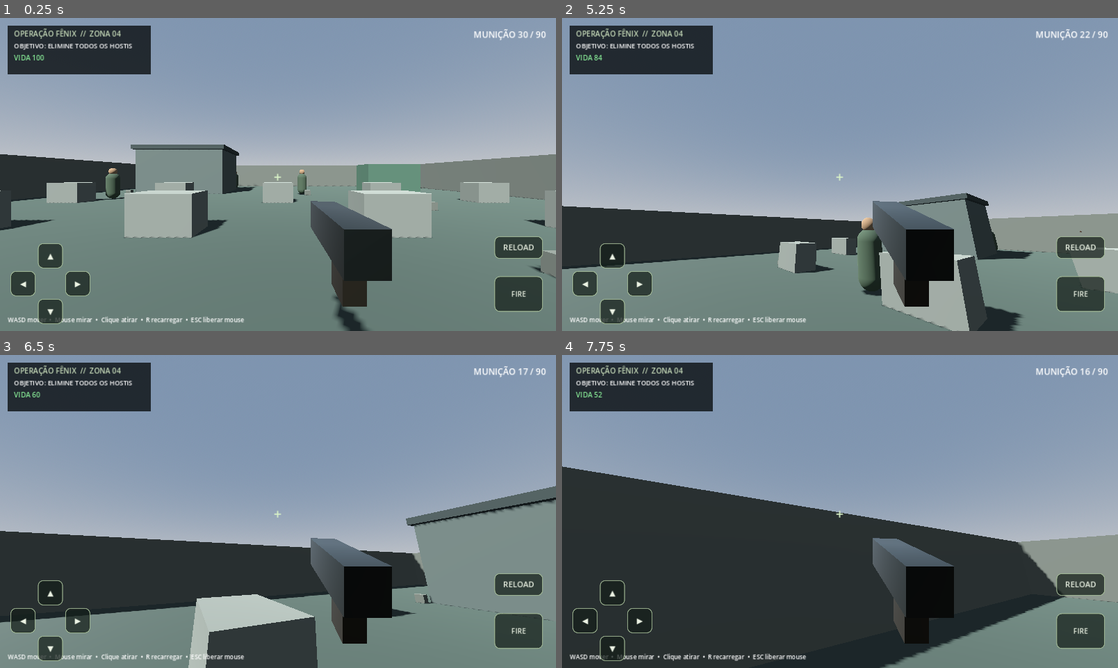
Above: before the commit, frames 1-4 (two rows, left to right).
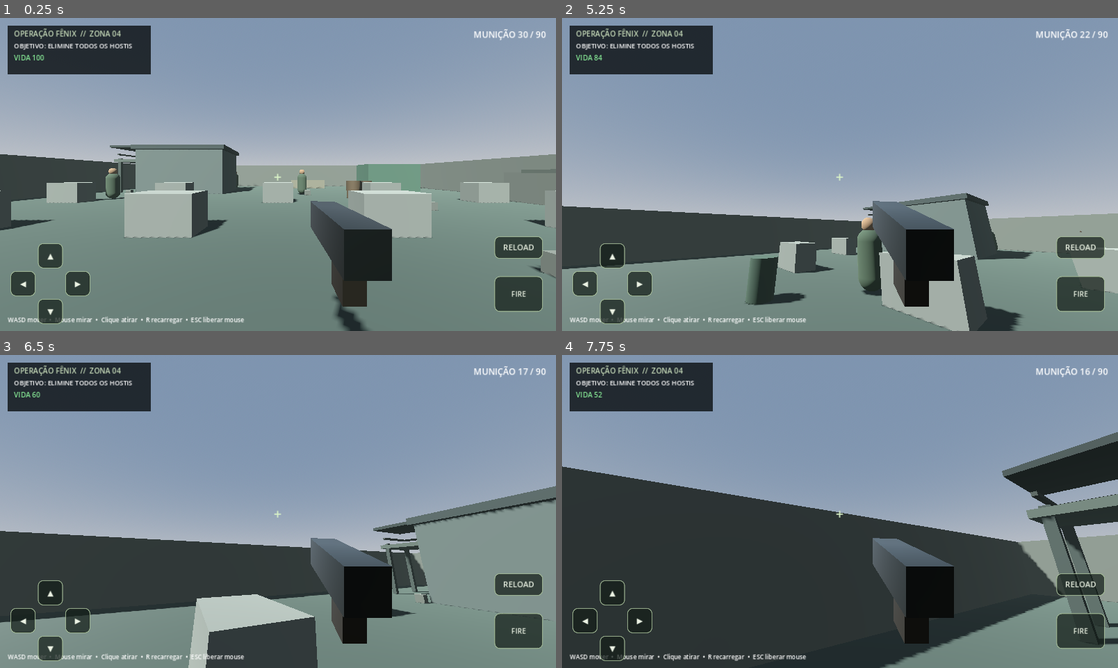
Above: after the commit, the same moments.

Repository: celiocasttro/testecompilarjogo
Game: Godot game, scene res://scenes/main.tscn
Two runs of this game, one before a commit and one after it. Both use one fixed random seed, a clock stepped at 60 frames per second and the inputs below.
Inputs (mouse positions are in pixels of both pictures, inside the frame that each line leads up to):
- Up to frame 1 (0.25 s): no input
- Up to frame 2 (5.25 s): click "◀" at 0.5 s; click "▶" at 1.25 s; click "▲" at 2 s; click "▼" at 2.75 s; click "FIRE" at 3.5 s; click "RELOAD" at 4.25 s; tap Enter at 5 s; move the mouse to (867, 174) at 5.02 s; press the mouse at (867, 174) at 5.03 s; hold W (move_forward) from 5.03 s (still down)
- Up to frame 3 (6.5 s): keep holding W (move_forward); move the mouse to (250, 511) at 5.77 s; release the mouse at (250, 511) at 5.78 s; tap Enter at 5.85 s
- Up to frame 4 (7.75 s): keep holding W (move_forward); move the mouse to (851, 505) at 6.52 s; hold Shift 6.53-7.28 s; move the mouse to (834, 517) at 7.27 s; click (834, 517) at 7.35 s

The runs differ from the first frame. In frame 1, 0.4% of the frame differs, in the area x 19-98%, y 40-60%; in frame 2, 0.9%; in frame 3, 0.5%; in frame 4, 5.0%, in the area x 79-100%, y 24-93%.

Commit message:
Improve FPS battlefield atmosphere and environmental detail

Diff:
--- a/fps-game/scripts/main.gd
+++ b/fps-game/scripts/main.gd
@@ -35,6 +35,10 @@
 	env.ambient_light_color = Color(0.55, 0.61, 0.67)
 	env.ambient_light_energy = 0.65
 	env.tonemap_mode = Environment.TONE_MAPPER_FILMIC
+	env.fog_enabled = true
+	env.fog_light_color = Color(0.36, 0.41, 0.39)
+	env.fog_density = 0.006
+	env.fog_sky_affect = 0.25
 	world_env.environment = env
 	add_child(world_env)
 
@@ -64,6 +68,28 @@
 			continue
 		_make_box("Debris", Vector3(px, 0.18, pz), Vector3(randf_range(0.25, 0.8), 0.35, randf_range(0.25, 0.7)), Color(0.30, 0.31, 0.28))
 
+	# Additional modular battlefield props add scale, cover and a more layered silhouette.
+	_make_box("Watchtower left leg A", Vector3(-14.0, 1.5, -11.0), Vector3(0.22, 3.0, 0.22), Color(0.19, 0.22, 0.20))
+	_make_box("Watchtower left leg B", Vector3(-12.0, 1.5, -11.0), Vector3(0.22, 3.0, 0.22), Color(0.19, 0.22, 0.20))
+	_make_box("Watchtower right leg A", Vector3(-14.0, 1.5, -9.0), Vector3(0.22, 3.0, 0.22), Color(0.19, 0.22, 0.20))
+	_make_box("Watchtower right leg B", Vector3(-12.0, 1.5, -9.0), Vector3(0.22, 3.0, 0.22), Color(0.19, 0.22, 0.20))
+	_make_box("Watchtower platform", Vector3(-13.0, 2.8, -10.0), Vector3(2.6, 0.22, 2.6), Color(0.25, 0.28, 0.25))
+	_make_box("Watchtower roof", Vector3(-13.0, 4.0, -10.0), Vector3(3.0, 0.18, 3.0), Color(0.14, 0.17, 0.16))
+	_make_box("Watchtower rear rail", Vector3(-13.0, 3.35, -11.15), Vector3(2.2, 0.12, 0.12), Color(0.18, 0.20, 0.18))
+	_make_box("Watchtower side rail", Vector3(-14.1, 3.35, -10.0), Vector3(0.12, 0.12, 2.2), Color(0.18, 0.20, 0.18))
+	_make_box("Road barrier one", Vector3(3.5, 0.45, -14.0), Vector3(3.8, 0.9, 0.55), Color(0.38, 0.37, 0.31))
+	_make_box("Road barrier two", Vector3(4.8, 0.45, 12.5), Vector3(3.8, 0.9, 0.55), Color(0.38, 0.37, 0.31))
+	_make_box("Ammo crate", Vector3(-3.0, 0.55, 7.5), Vector3(1.0, 1.1, 0.9), Color(0.25, 0.29, 0.22))
+	_make_box("Ammo crate lid", Vector3(-3.0, 1.12, 7.5), Vector3(1.05, 0.08, 0.95), Color(0.17, 0.21, 0.16))
+	_make_box("Broken wall", Vector3(14.0, 0.85, -1.5), Vector3(0.65, 1.7, 4.8), Color(0.30, 0.31, 0.28))
+	_make_box("Broken wall cap", Vector3(14.0, 1.75, -2.2), Vector3(0.8, 0.18, 1.7), Color(0.24, 0.26, 0.23))
+	_make_cylinder("Rusty barrel", Vector3(5.0, 0.58, -5.0), 0.42, 1.16, Color(0.30, 0.25, 0.18))
+	_make_cylinder("Rusty barrel", Vector3(5.9, 0.58, -5.2), 0.42, 1.16, Color(0.27, 0.23, 0.17))
+	_make_cylinder("Supply drum", Vector3(-6.0, 0.48, 4.5), 0.34, 0.96, Color(0.22, 0.28, 0.23))
+	# Faded lane markings help orient the player in the combat zone.
+	for i in range(5):
+		_make_box("Faded road marking", Vector3(0.0, 0.012, -13.0 + float(i) * 2.2), Vector3(0.16, 0.025, 1.0), Color(0.54, 0.52, 0.42))
+
 func _make_box(label: String, pos: Vector3, size: Vector3, color: Color) -> StaticBody3D:
 	var body := StaticBody3D.new()
 	body.name = label
@@ -80,6 +106,31 @@
 	var col := CollisionShape3D.new()
 	var shape := BoxShape3D.new()
 	shape.size = size
+	col.shape = shape
+	body.add_child(col)
+	add_child(body)
+	return body
+
+func _make_cylinder(label: String, pos: Vector3, radius: float, height: float, color: Color) -> StaticBody3D:
+	var body := StaticBody3D.new()
+	body.name = label
+	body.position = pos
+	var mesh := MeshInstance3D.new()
+	var cylinder := CylinderMesh.new()
+	cylinder.top_radius = radius
+	cylinder.bottom_radius = radius * 0.94
+	cylinder.height = height
+	mesh.mesh = cylinder
+	var mat := StandardMaterial3D.new()
+	mat.albedo_color = color
+	mat.metallic = 0.28
+	mat.roughness = 0.78
+	mesh.material_override = mat
+	body.add_child(mesh)
+	var col := CollisionShape3D.new()
+	var shape := CylinderShape3D.new()
+	shape.radius = radius
+	shape.height = height
 	col.shape = shape
 	body.add_child(col)
 	add_child(body)
